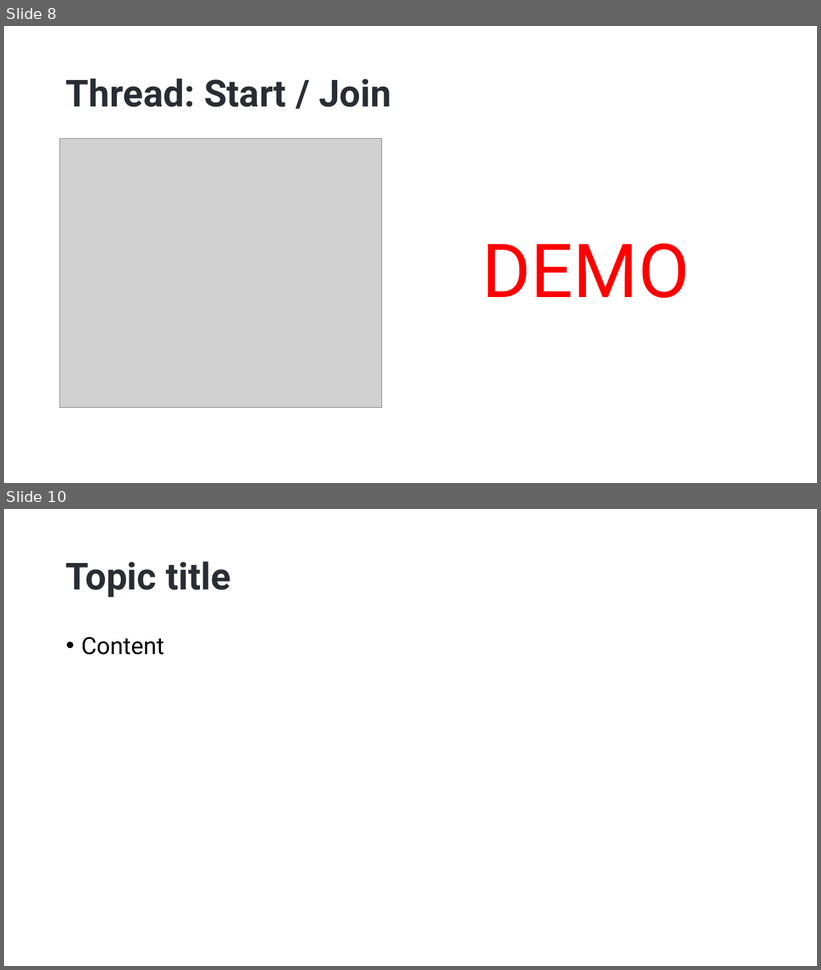
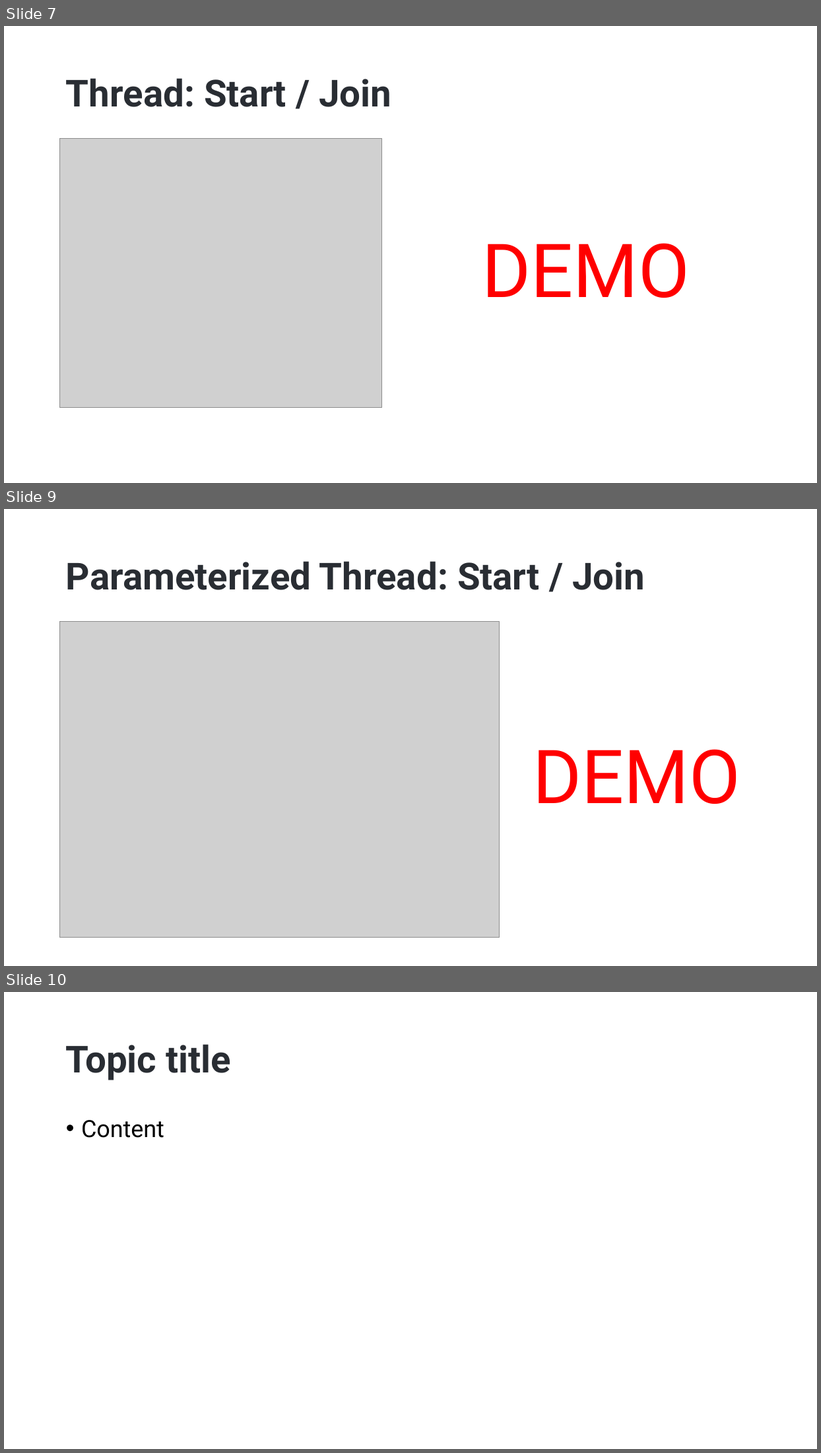
Before and after one commit to hikalkan/presentations, a slide deck: 2023-06-01 Dealing with Concurrency - Multi-Threading in Dotnet/Dotnet-Multi-Threading.pptx. Shown one above the other, each under a label of ours: slides 8 and 10 before the commit, slides 7, 9 and 10 after it; the slides between them are not shown. The pictures are 821x970 and 821x1453 pixels, drawn with LibreOffice and Linux fonts; fonts in the diff are those of the drawing; grey boxes stand for pictures; background and template pictures are left out. Boxes give left, top, right and bottom in pixels: in the first picture for what was removed or moved away, otherwise in the second. Text is boxed around its words. In the diff, an @@ line names an element or a change of style, - is before the commit and + after.

```diff
--- a/2023-06-01 Dealing with Concurrency - Multi-Threading in Dotnet/Dotnet-Multi-Threading.pptx
+++ b/2023-06-01 Dealing with Concurrency - Multi-Threading in Dotnet/Dotnet-Multi-Threading.pptx
@@ slide 9 added at [4,509,817,966], background picture (left out) @@
@@ title added at [66,561,645,590], 44 pt, text #292D33, bold @@
+Parameterized Thread: Start / Join
@@ picture added at [60,622,499,939] @@
@@ text added at [533,749,740,804], 88 pt, text #FF0000 @@
+DEMO
@@ what was slide 8 is now slide 7 @@
```
Also in this commit, not shown: 1 slide changed, 1 slide removed.
